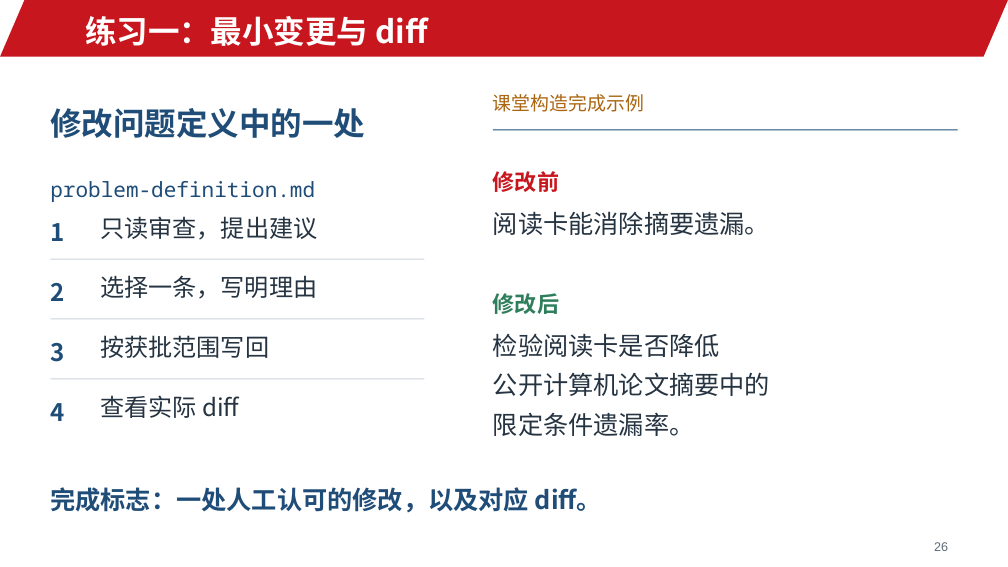
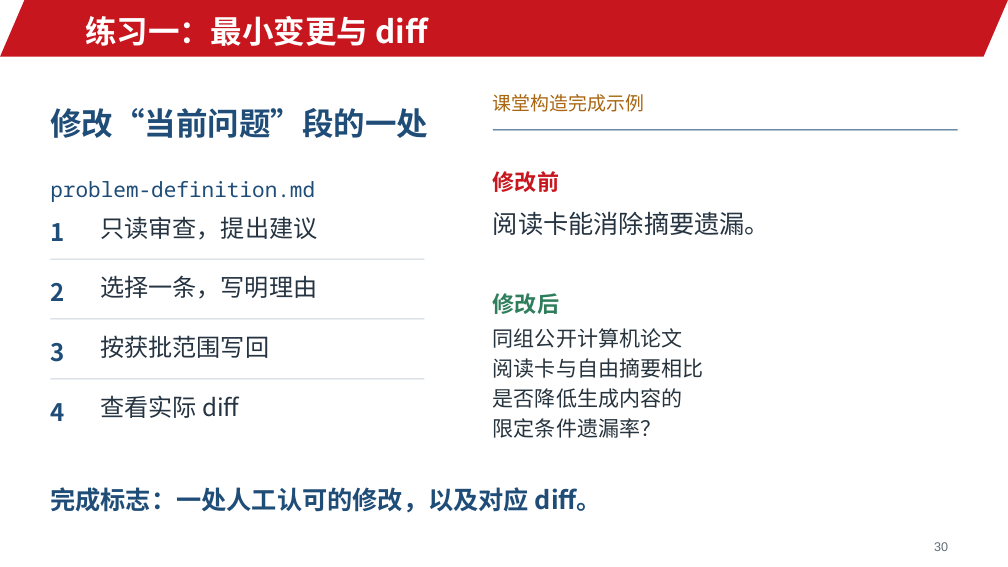
Before and after one commit to jinyh/ai4research, a slide deck: slide 30 of lessons/lesson-01/slides.pptx (slide 26 before the commit). Drawn at 1008x567 pixels with LibreOffice and Linux fonts; fonts in the diff are those of the drawing; background and template pictures are left out. Boxes give left, top, right and bottom in pixels: in the first picture for what was removed or moved away, otherwise in the second. Text is boxed around its words. In the diff, an @@ line names an element or a change of style, - is before the commit and + after.

```diff
--- a/lessons/lesson-01/slides.pptx
+++ b/lessons/lesson-01/slides.pptx
@@ text at (50,108,428,138): text changed @@
-修改问题定义中的一处
+修改“当前问题”段的一处
@@ text at (493,328,703,438): text changed; size 24 to 20 pt; text colour #263442 to #27333D @@
-检验阅读卡是否降低
-公开计算机论文摘要中的
-限定条件遗漏率。
+同组公开计算机论文
+阅读卡与自由摘要相比
+是否降低生成内容的
+限定条件遗漏率？
@@ text at (934,542,948,551): text changed @@
-26
+30
```
Also in this commit, not shown: 26 other slides changed, 7 slides added, 3 slides removed, 19 other files.
